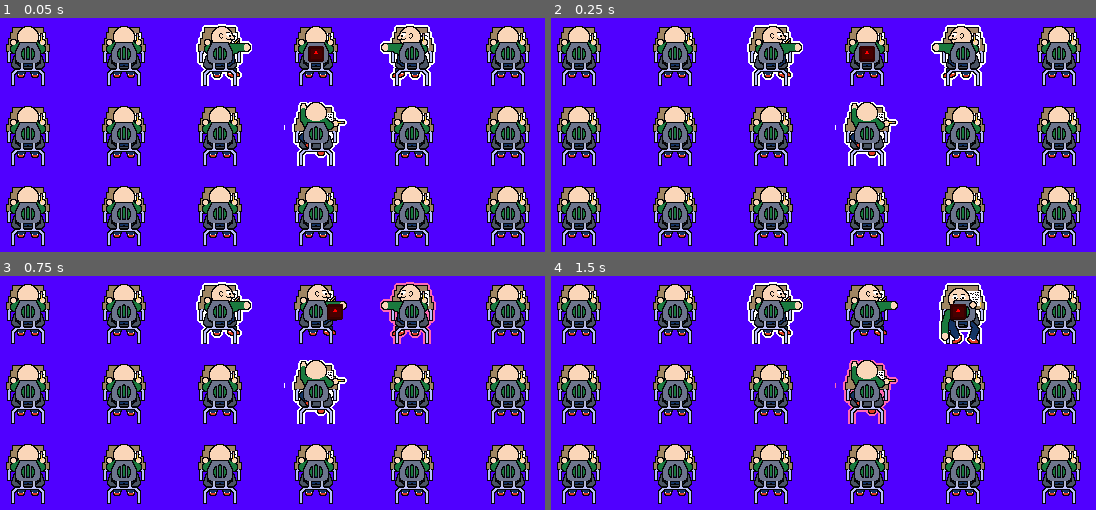
Above: before the commit, frames 1-4 (two rows, left to right).
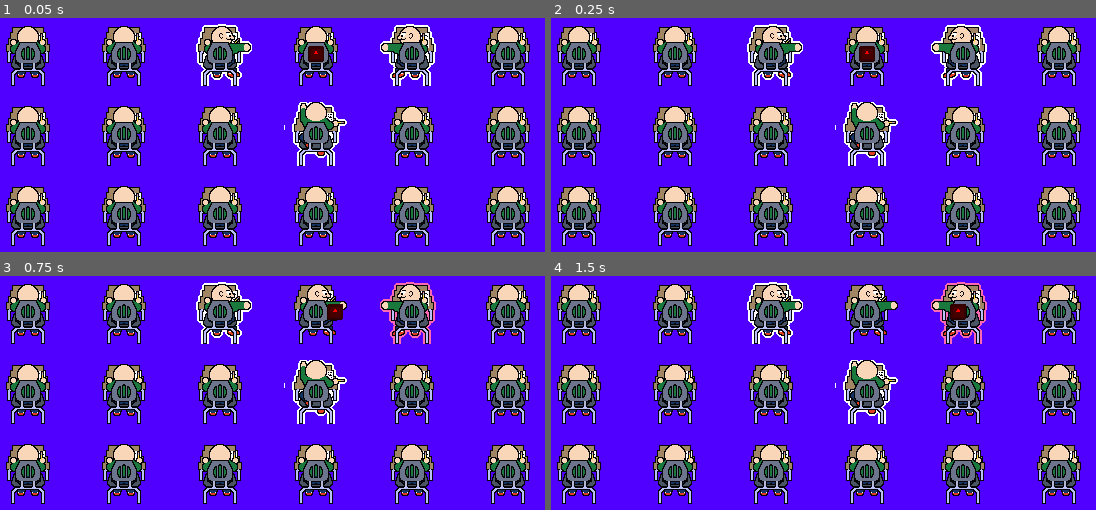
Above: after the commit, the same moments.

Repository: RacBrosGaming/Love-Note
Game: Godot game, scene res://Levels/class_room.tscn
Same seed, same stepped clock (60 frames per second), same inputs: the game is played once before the commit and once after it. The engine's default icon, where the game draws it, is replaced by a stand-in: a white triangle on a blue panel in a dark square.
Inputs (mouse positions are in pixels of both pictures, inside the frame that each line leads up to):
- Up to frame 1 (0.05 s): no input
- Up to frame 2 (0.25 s): no input
- Up to frame 3 (0.75 s): tap Enter at 0.5 s; move the mouse to (27, 311) at 0.52 s; hold Right (right) from 0.53 s (still down); hold Space (select) from 0.53 s (still down); click (27, 311) at 0.67 s
- Up to frame 4 (1.5 s): move the mouse to (578, 393) at 1.27 s; release Right (right) at 1.28 s; release Space (select) at 1.28 s; hold Down (down) from 1.28 s (still down); tap Space (select) at 1.35 s; click (578, 393) at 1.42 s

Frame 1 is identical in both runs. In frame 2, less than 0.1% of the frame differs, in the area x 7-62%, y 6-81%; in frame 3, 0.3%; in frame 4, 1.8%, in the area x 24-97%, y 2-81%.

Commit message:
Added idle animation

Diff:
--- a/Scenes/desk.gd
+++ b/Scenes/desk.gd
@@ -6,6 +6,7 @@
 
 @onready var sprite_2d: Sprite2D = $Sprite2D
 @onready var shader: ShaderMaterial = sprite_2d.material
+@onready var animation_player: AnimationPlayer = $AnimationPlayer
 
 @export var empty_desk: Array[Texture2D] = []
 @export var kids: Array[Texture2D] = []
@@ -38,6 +39,10 @@
 
 func set_direction(value: Vector2i) -> void:
 	direction = value
+	if direction == Vector2i.ZERO:
+		play_idle()
+	else:
+		animation_player.stop()
 	sprite_2d.frame = KID_DIRECTION[direction]
 
 func _ready() -> void:
@@ -49,6 +54,7 @@
 	input_event.connect(_on_input_event)
 	mouse_entered.connect(_on_mouse_entered)
 	mouse_exited.connect(_on_mouse_exited)
+	play_idle()
 
 func _process(_delta: float) -> void:
 	if pending_hover && active:
@@ -66,6 +72,9 @@
 	if (event is InputEventMouseButton || event is InputEventScreenTouch) && event.is_released():
 		desk_selected.emit(self)
 
+func play_idle() -> void:
+	animation_player.play("idle", -1, randf_range(0.5, 1.5))
+
 func highlight(enabled: bool) -> void:
 	shader.set_shader_parameter("enabled", enabled)
 
--- a/Scenes/desk.tscn
+++ b/Scenes/desk.tscn
@@ -20,6 +20,45 @@
 [sub_resource type="RectangleShape2D" id="RectangleShape2D_88se1"]
 size = Vector2(64, 64)
 
+[sub_resource type="Animation" id="Animation_u2rxg"]
+resource_name = "idle"
+length = 0.66
+loop_mode = 1
+step = 0.3
+tracks/0/type = "value"
+tracks/0/imported = false
+tracks/0/enabled = true
+tracks/0/path = NodePath("Sprite2D:frame")
+tracks/0/interp = 1
+tracks/0/loop_wrap = true
+tracks/0/keys = {
+"times": PackedFloat32Array(0, 0.3),
+"transitions": PackedFloat32Array(1, 1),
+"update": 1,
+"values": [0, 1]
+}
+
+[sub_resource type="Animation" id="Animation_lp3xw"]
+length = 0.001
+tracks/0/type = "value"
+tracks/0/imported = false
+tracks/0/enabled = true
+tracks/0/path = NodePath("Sprite2D:frame")
+tracks/0/interp = 1
+tracks/0/loop_wrap = true
+tracks/0/keys = {
+"times": PackedFloat32Array(0),
+"transitions": PackedFloat32Array(1),
+"update": 1,
+"values": [0]
+}
+
+[sub_resource type="AnimationLibrary" id="AnimationLibrary_fxf82"]
+_data = {
+"RESET": SubResource("Animation_lp3xw"),
+"idle": SubResource("Animation_u2rxg")
+}
+
 [node name="Desk" type="Area2D"]
 script = ExtResource("1_1pnw8")
 empty_desk = Array[Texture2D]([ExtResource("3_os8td"), ExtResource("3_8dr8v")])
@@ -27,7 +66,13 @@
 
 [node name="Sprite2D" type="Sprite2D" parent="."]
 material = SubResource("ShaderMaterial_qoy8t")
-texture = ExtResource("3_os8td")
+texture = ExtResource("4_aw57x")
+hframes = 7
 
 [node name="CollisionShape2D" type="CollisionShape2D" parent="."]
 shape = SubResource("RectangleShape2D_88se1")
+
+[node name="AnimationPlayer" type="AnimationPlayer" parent="."]
+libraries = {
+"": SubResource("AnimationLibrary_fxf82")
+}
--- a/Scenes/note.gd
+++ b/Scenes/note.gd
@@ -29,7 +29,7 @@
 
 func _unhandled_input(event: InputEvent) -> void:
 	for direction: String in directions.keys():
-		if event.is_action_pressed(direction):
+		if !moving && event.is_action_pressed(direction):
 			var direction_vector: Vector2i = directions[direction]
 			if nearby_desks.has(direction_vector):
 				current_direction = direction_vector
@@ -94,8 +94,8 @@
 	hovered_desk = null
 
 func hover_desk(desk: Desk) -> void:
-	current_direction = find_nearby_desk(desk)
 	if is_instance_valid(desk):
+		current_direction = find_nearby_desk(desk)
 		if is_instance_valid(hovered_desk):
 			hovered_desk.hovered = false
 		if is_instance_valid(current_desk):
@@ -108,7 +108,8 @@
 	return found_desk
 
 func _on_desk_hovered(desk: Desk) -> void:
-	hover_desk(desk)
+	if !moving:
+		hover_desk(desk)
 
 func _on_desk_selected(desk: Desk) -> void:
 	hover_desk(desk)
Not shown: 1 places in Scenes/desk.tscn that only renumber resources
